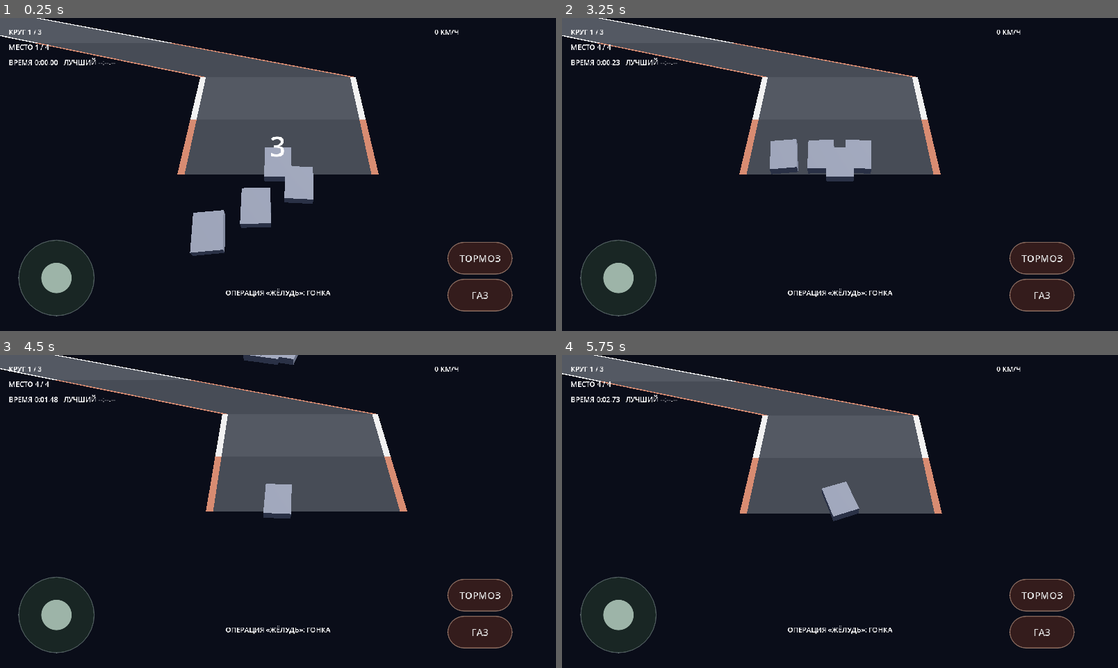
Above: before the commit, frames 1-4 (two rows, left to right).
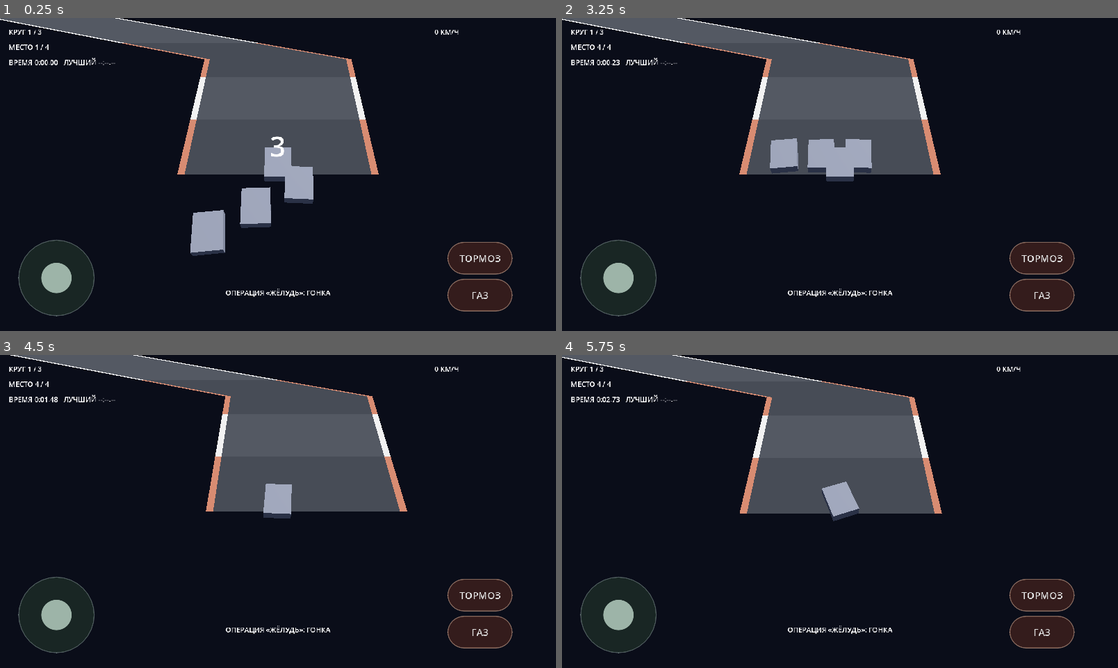
Above: after the commit, the same moments.

Repository: masterofmagic234/Arkon
Game: Godot game, scene res://scenes/level2.tscn
Two runs of this game, one before a commit and one after it. Both use one fixed random seed, a clock stepped at 60 frames per second and the inputs below. This scene is started directly instead of the project's main scene.
Inputs (mouse positions are in pixels of both pictures, inside the frame that each line leads up to):
- Up to frame 1 (0.25 s): no input
- Up to frame 2 (3.25 s): click "ТОРМОЗ" at 0.5 s; click "ГАЗ" at 1.25 s; tap Enter at 2 s; move the mouse to (962, 158) at 2.02 s; hold D (race_right) 2.03-2.75 s; click (962, 158) at 2.17 s; tap Space at 2.75 s; drag from (728, 190) to (812, 237) at 2.77 s
- Up to frame 3 (4.5 s): move the mouse to (333, 442) at 3.52 s; hold D (race_right) 3.53-4.25 s; drag from (250, 574) to (111, 464) at 4.27 s
- Up to frame 4 (5.75 s): tap Enter at 5 s; move the mouse to (1006, 558) at 5.02 s; hold A (race_left) from 5.03 s (still down)

The runs differ from the first frame. In frame 1, 4.8% of the frame differs, in the area x 0-64%, y 0-76%; in frame 2, 4.9%; in frame 3, 5.2%, in the area x 0-68%, y 0-19%; in frame 4, 4.9%.

Commit message:
Lengthen Level 2 racing bends

Diff:
--- a/scripts/race_level_data.gd
+++ b/scripts/race_level_data.gd
@@ -9,15 +9,19 @@
 enum Seg { STRAIGHT, CURVE_L, CURVE_R, HAIRPIN_L, HAIRPIN_R, CHICANE }
 
 const TRACK_PATTERN := [
-    Seg.STRAIGHT, Seg.STRAIGHT, Seg.STRAIGHT, Seg.STRAIGHT, Seg.STRAIGHT,
+    # Long, sustained bends: the road should visibly sweep across the horizon
+    # instead of behaving like a sequence of short lateral nudges.
+    Seg.STRAIGHT, Seg.STRAIGHT, Seg.STRAIGHT, Seg.STRAIGHT, Seg.STRAIGHT, Seg.STRAIGHT,
     Seg.CURVE_R, Seg.CURVE_R, Seg.CURVE_R, Seg.CURVE_R, Seg.CURVE_R,
-    Seg.STRAIGHT, Seg.STRAIGHT, Seg.STRAIGHT, Seg.STRAIGHT, Seg.STRAIGHT,
-    Seg.HAIRPIN_R, Seg.HAIRPIN_R, Seg.HAIRPIN_R,
-    Seg.STRAIGHT, Seg.STRAIGHT, Seg.STRAIGHT, Seg.STRAIGHT, Seg.STRAIGHT,
+    Seg.CURVE_R, Seg.CURVE_R, Seg.CURVE_R, Seg.CURVE_R, Seg.CURVE_R,
+    Seg.STRAIGHT, Seg.STRAIGHT, Seg.STRAIGHT, Seg.STRAIGHT,
+    Seg.HAIRPIN_R, Seg.HAIRPIN_R, Seg.HAIRPIN_R, Seg.HAIRPIN_R, Seg.HAIRPIN_R, Seg.HAIRPIN_R,
+    Seg.STRAIGHT, Seg.STRAIGHT, Seg.STRAIGHT, Seg.STRAIGHT, Seg.STRAIGHT, Seg.STRAIGHT,
     Seg.CURVE_L, Seg.CURVE_L, Seg.CURVE_L, Seg.CURVE_L, Seg.CURVE_L,
-    Seg.STRAIGHT, Seg.STRAIGHT, Seg.STRAIGHT, Seg.STRAIGHT, Seg.STRAIGHT,
-    Seg.HAIRPIN_L, Seg.HAIRPIN_L, Seg.HAIRPIN_L,
-    Seg.STRAIGHT, Seg.STRAIGHT, Seg.STRAIGHT, Seg.STRAIGHT, Seg.STRAIGHT
+    Seg.CURVE_L, Seg.CURVE_L, Seg.CURVE_L, Seg.CURVE_L, Seg.CURVE_L,
+    Seg.STRAIGHT, Seg.STRAIGHT, Seg.STRAIGHT, Seg.STRAIGHT,
+    Seg.HAIRPIN_L, Seg.HAIRPIN_L, Seg.HAIRPIN_L, Seg.HAIRPIN_L, Seg.HAIRPIN_L, Seg.HAIRPIN_L,
+    Seg.STRAIGHT, Seg.STRAIGHT, Seg.STRAIGHT, Seg.STRAIGHT, Seg.STRAIGHT, Seg.STRAIGHT
 ]
 
 const TOTAL_LAPS := 3
